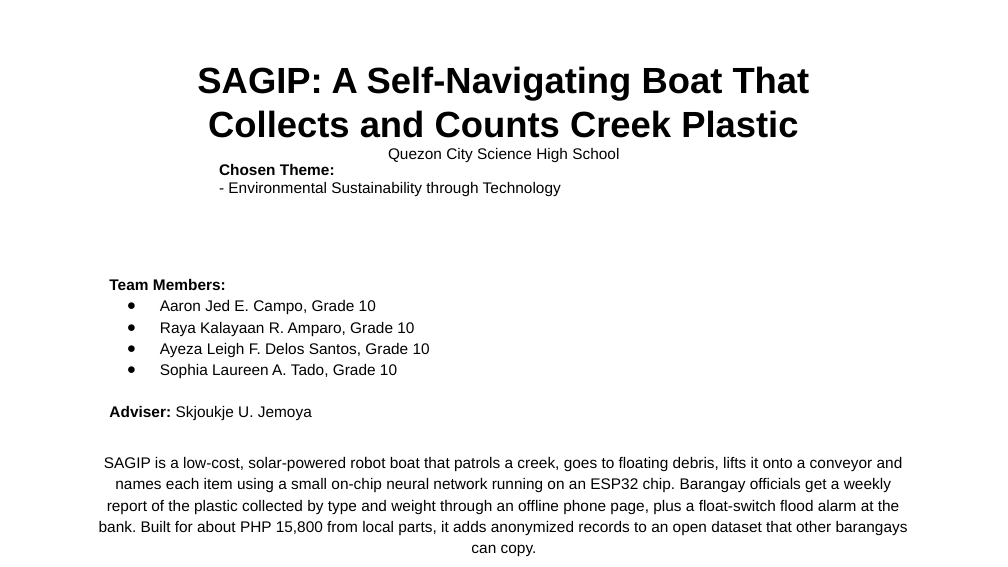
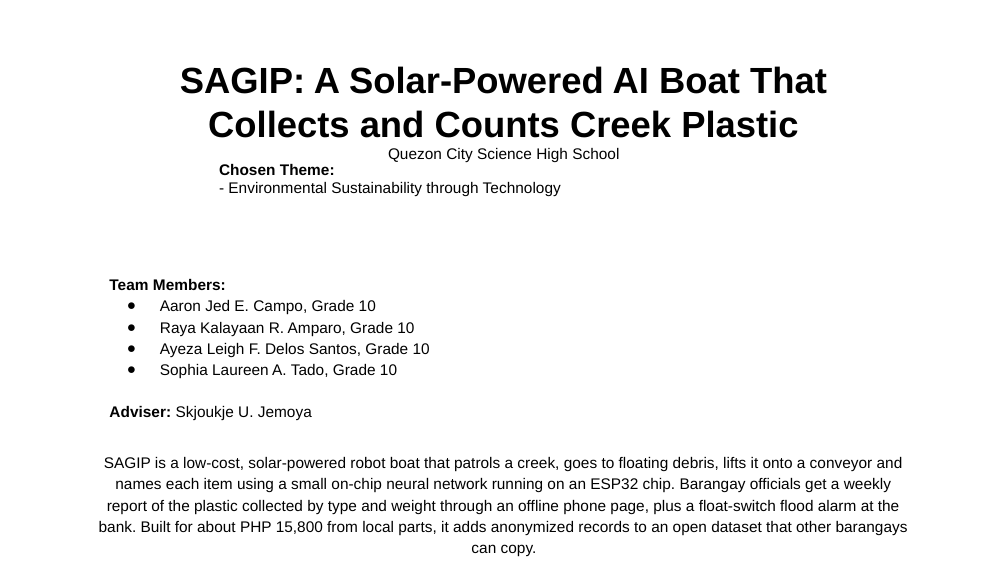
Before and after one commit to tmommu/research, a slide deck: slide 1 of sft_entry/SAGIP_SFT2026_Entry_PPT.pptx. Drawn at 1008x567 pixels with LibreOffice and Linux fonts; fonts in the diff are those of the drawing; background and template pictures are left out. Boxes give left, top, right and bottom in pixels: in the first picture for what was removed or moved away, otherwise in the second. Text is boxed around its words. In the diff, an @@ line names an element or a change of style, - is before the commit and + after.

```diff
--- a/sft_entry/SAGIP_SFT2026_Entry_PPT.pptx
+++ b/sft_entry/SAGIP_SFT2026_Entry_PPT.pptx
@@ title at (180,66,827,138): text changed @@
-SAGIP: A Self-Navigating Boat That Collects and Counts Creek Plastic
+SAGIP: A Solar-Powered AI Boat That Collects and Counts Creek Plastic
```
Also in this commit, not shown: 3 other files.
